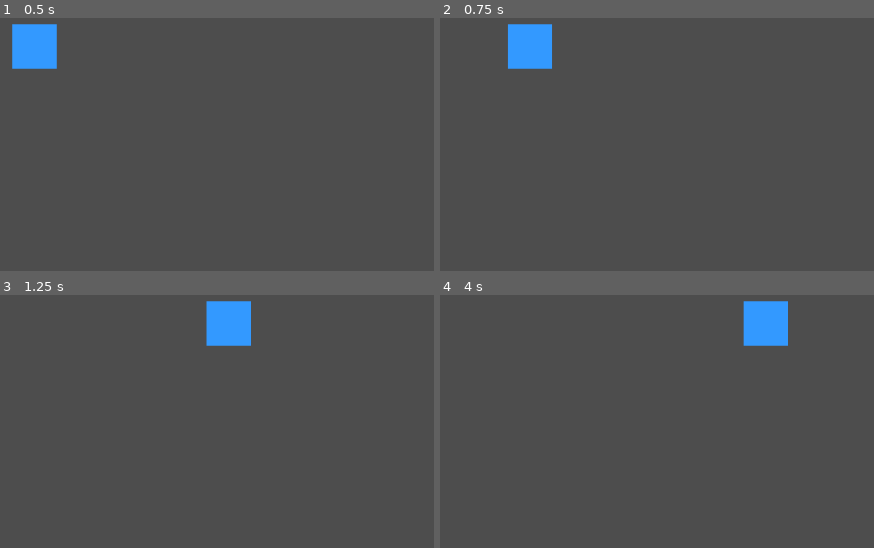
Above: before the commit, frames 1-4 (two rows, left to right).
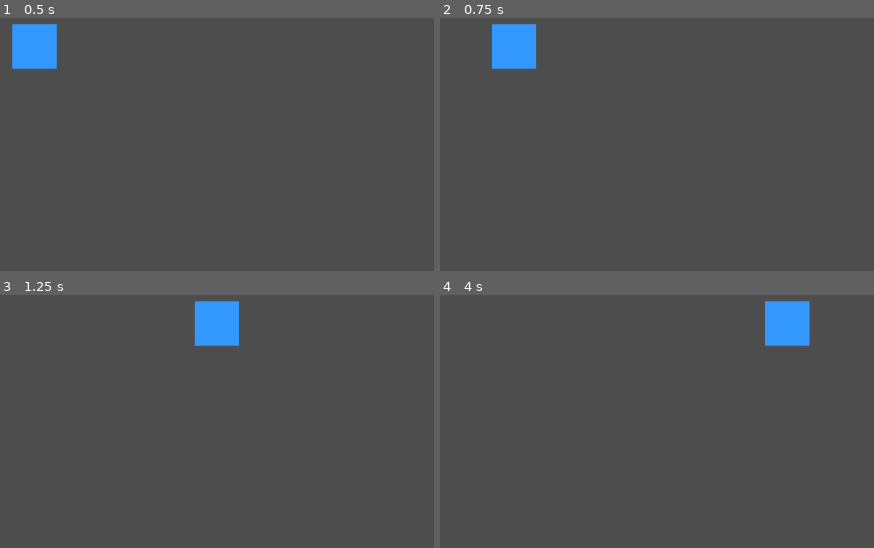
Above: after the commit, the same moments.

Repository: ThatOtherAndrew/DaydreamWales
Game: Godot game, scene res://TestLevel.tscn
Same seed, same stepped clock (60 frames per second), same inputs: the game is played once before the commit and once after it.
Inputs:
- Up to frame 1 (0.5 s): no input
- Up to frame 2 (0.75 s): tap Enter at 0.5 s; hold D (move_right) from 0.53 s (still down)
- Up to frame 3 (1.25 s): keep holding D (move_right)
- Up to frame 4 (4 s): release D (move_right) at 1.28 s; hold S (move_down) 1.28-2.03 s; hold D (move_right) 2.03-2.78 s; hold W (move_up) 2.78-3.53 s; tap Space at 3.5 s; hold A (move_left) from 3.53 s (still down)

Frame 1 is identical in both runs. In frame 2, 1.3% of the frame differs, in the area x 11-26%, y 2-21%; in frame 3, 1.0%; in frame 4, 1.8%, in the area x 69-86%, y 2-21%.

Commit message:
Player movement update

Diff:
--- a/Player.gd
+++ b/Player.gd
@@ -1,6 +1,23 @@
 extends CharacterBody2D
 
-@export var move_speed: float = 200.0
+@export_group("Core Movement")
+@export var max_speed: float = 400.0
+@export var acceleration: float = 3000.0
+@export var friction: float = 2500.0
+
+@export_group("Movement Feel")
+@export var turn_boost: float = 1.5
+@export var reverse_boost: float = 2.0
+@export var momentum_retention: float = 0.2
+@export var speed_ramp_curve: float = 1.5
+@export var stop_threshold: float = 5.0
+
+@export_group("Advanced Tuning")
+@export var input_responsiveness: float = 0.85
+@export var velocity_smoothing: float = 0.25
+@export var diagonal_compensation: float = 1.0
+@export var max_overspeed: float = 1.2
+@export var overspeed_decay: float = 0.95
 
 @export_group("Input Actions")
 @export var move_up_action: String = "move_up"
@@ -8,47 +25,87 @@
 @export var move_left_action: String = "move_left"
 @export var move_right_action: String = "move_right"
 
+var current_velocity: Vector2 = Vector2.ZERO
+var momentum: Vector2 = Vector2.ZERO
+
 func _ready():
-	_register_input_actions()
+    _register_input_actions()
 
 func _register_input_actions():
-	if not InputMap.has_action(move_up_action):
-		InputMap.add_action(move_up_action)
-		var up_event = InputEventKey.new()
-		up_event.keycode = KEY_W
-		InputMap.action_add_event(move_up_action, up_event)
+    if not InputMap.has_action(move_up_action):
+        InputMap.add_action(move_up_action)
+        var up_event = InputEventKey.new()
+        up_event.keycode = KEY_W
+        InputMap.action_add_event(move_up_action, up_event)
 
-	if not InputMap.has_action(move_down_action):
-		InputMap.add_action(move_down_action)
-		var down_event = InputEventKey.new()
-		down_event.keycode = KEY_S
-		InputMap.action_add_event(move_down_action, down_event)
+    if not InputMap.has_action(move_down_action):
+        InputMap.add_action(move_down_action)
+        var down_event = InputEventKey.new()
+        down_event.keycode = KEY_S
+        InputMap.action_add_event(move_down_action, down_event)
 
-	if not InputMap.has_action(move_left_action):
-		InputMap.add_action(move_left_action)
-		var left_event = InputEventKey.new()
-		left_event.keycode = KEY_A
-		InputMap.action_add_event(move_left_action, left_event)
+    if not InputMap.has_action(move_left_action):
+        InputMap.add_action(move_left_action)
+        var left_event = InputEventKey.new()
+        left_event.keycode = KEY_A
+        InputMap.action_add_event(move_left_action, left_event)
 
-	if not InputMap.has_action(move_right_action):
-		InputMap.add_action(move_right_action)
-		var right_event = InputEventKey.new()
-		right_event.keycode = KEY_D
-		InputMap.action_add_event(move_right_action, right_event)
+    if not InputMap.has_action(move_right_action):
+        InputMap.add_action(move_right_action)
+        var right_event = InputEventKey.new()
+        right_event.keycode = KEY_D
+        InputMap.action_add_event(move_right_action, right_event)
 
-func _physics_process(_delta):
-	var input_vector = Vector2.ZERO
+func _physics_process(delta):
+    var input_dir = Vector2.ZERO
 
-	if Input.is_action_pressed(move_up_action):
-		input_vector.y -= 1
-	if Input.is_action_pressed(move_down_action):
-		input_vector.y += 1
-	if Input.is_action_pressed(move_left_action):
-		input_vector.x -= 1
-	if Input.is_action_pressed(move_right_action):
-		input_vector.x += 1
+    if Input.is_action_pressed(move_up_action):
+        input_dir.y -= 1
+    if Input.is_action_pressed(move_down_action):
+        input_dir.y += 1
+    if Input.is_action_pressed(move_left_action):
+        input_dir.x -= 1
+    if Input.is_action_pressed(move_right_action):
+        input_dir.x += 1
 
-	input_vector = input_vector.normalized()
+    if input_dir.length() > 0:
+        input_dir = input_dir.normalized()
+        if input_dir.x != 0 and input_dir.y != 0:
+            input_dir *= diagonal_compensation
 
-	velocity = input_vector * move_speed
-	move_and_slide()
+    if input_dir != Vector2.ZERO:
+        var target_velocity = input_dir * max_speed
+
+        var accel = acceleration
+
+        if current_velocity.length() > 0:
+            var dot = current_velocity.normalized().dot(input_dir)
+            if dot < -0.5:
+                accel *= reverse_boost
+            elif dot < 0.7:
+                accel *= turn_boost
+
+        var speed_factor = pow(current_velocity.length() / max_speed, speed_ramp_curve)
+        accel *= (1.0 + speed_factor * 0.5)
+
+        current_velocity = current_velocity.lerp(target_velocity, min(1.0, accel * delta / max_speed))
+
+        momentum = momentum.lerp(current_velocity * momentum_retention, velocity_smoothing)
+
+        current_velocity = (current_velocity * input_responsiveness + momentum * (1.0 - input_responsiveness))
+    else:
+        current_velocity = current_velocity.move_toward(Vector2.ZERO, friction * delta)
+        momentum = momentum * 0.9
+
+        if current_velocity.length() < stop_threshold:
+            current_velocity = Vector2.ZERO
+            momentum = Vector2.ZERO
+
+    if current_velocity.length() > max_speed:
+        if current_velocity.length() > max_speed * max_overspeed:
+            current_velocity = current_velocity.normalized() * max_speed * max_overspeed
+        else:
+            current_velocity *= overspeed_decay
+
+    velocity = current_velocity
+    move_and_slide()
--- a/Player.tscn
+++ b/Player.tscn
@@ -18,7 +18,7 @@
 offset_top = -16.0
 offset_right = 16.0
 offset_bottom = 16.0
-color = Color(0.2, 0.6, 1.0, 1.0)
+color = Color(0.2, 0.6, 1, 1)
 
 [node name="CollisionShape2D" type="CollisionShape2D" parent="."]
 shape = SubResource("RectangleShape2D_1")
Not shown: 1 places in Player.tscn that only renumber resources
